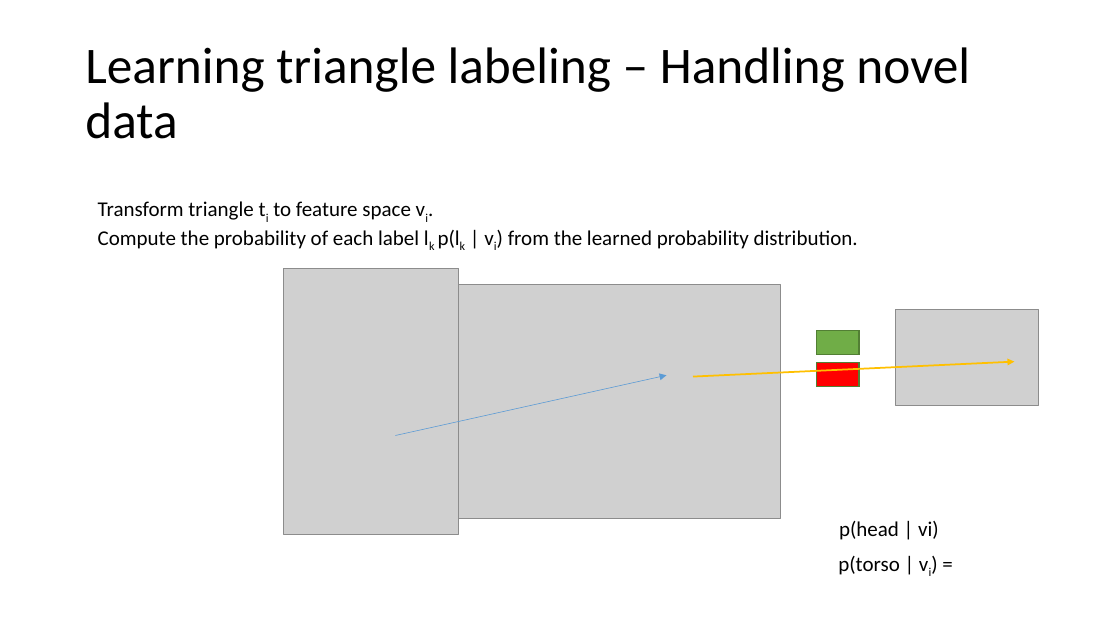
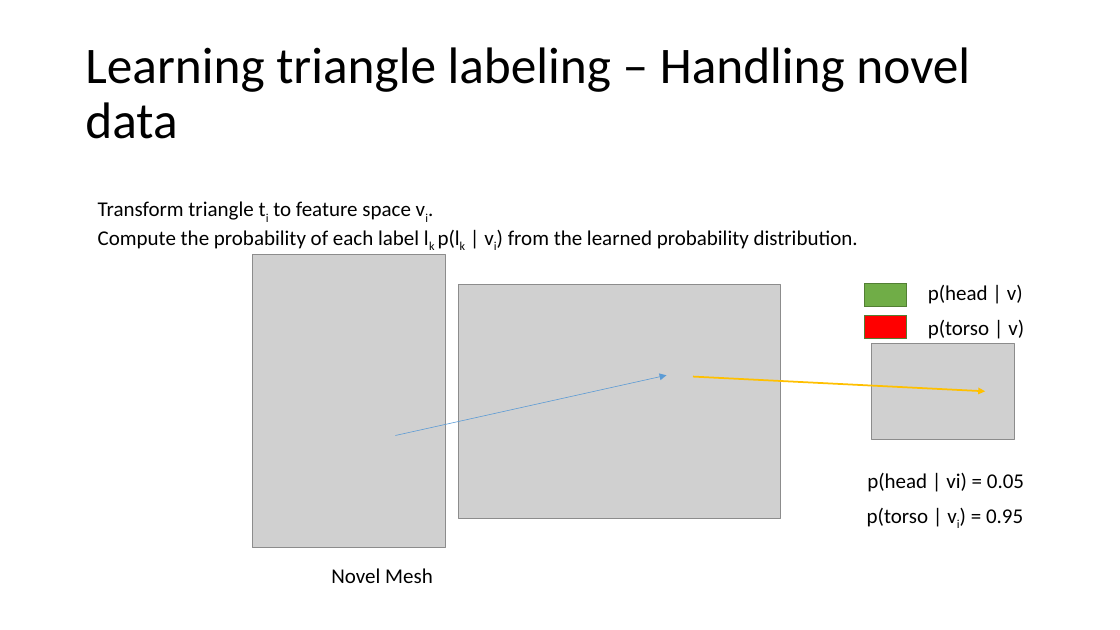
Before and after one commit to indivisibleatom/lectureNotes, a slide deck: slide 9 of sources/Guo_Mesh_Labeling.pptx. Drawn at 1120x630 pixels with LibreOffice and Linux fonts; fonts in the diff are those of the drawing; grey boxes stand for pictures. Boxes give left, top, right and bottom in pixels: in the first picture for what was removed or moved away, otherwise in the second. Text is boxed around its words. In the diff, an @@ line names an element or a change of style, - is before the commit and + after.

Commit message:
Updating presentation on Mesh Labeling:

```diff
--- a/sources/Guo_Mesh_Labeling.pptx
+++ b/sources/Guo_Mesh_Labeling.pptx
@@ picture: place and size @@
-picture at bbox=[283, 268, 459, 534]
+picture at bbox=[252, 255, 445, 547]
@@ rectangle: place and size @@
-rectangle at bbox=[817, 330, 860, 354]
+rectangle at bbox=[865, 283, 907, 307]
@@ text added at bbox=[928, 285, 1023, 304], 18 pt, text #000000 @@
+p(head | v)
@@ rectangle: place and size @@
-rectangle at bbox=[817, 363, 860, 386]
+rectangle at bbox=[865, 315, 907, 339]
@@ text added at bbox=[928, 320, 1024, 339], 18 pt, text #000000 @@
+p(torso | v)
@@ picture: place and size @@
-picture at bbox=[896, 309, 1038, 405]
+picture at bbox=[871, 344, 1014, 439]
@@ arrow moved from (693, 376) - (1015, 362) to (693, 376) - (986, 392) @@
@@ text at bbox=[867, 473, 1024, 492]: text changed @@
-p(head | vi)
+p(head | vi) = 0.05
@@ text at bbox=[867, 508, 1023, 527]: text changed @@
-p(torso | vi) =
+p(torso | vi) = 0.95
@@ text added at bbox=[331, 568, 433, 583], 18 pt, text #000000 @@
+Novel Mesh
```
Also in this commit, not shown: 3 other slides changed, 13 slides added, 1 slide removed.
